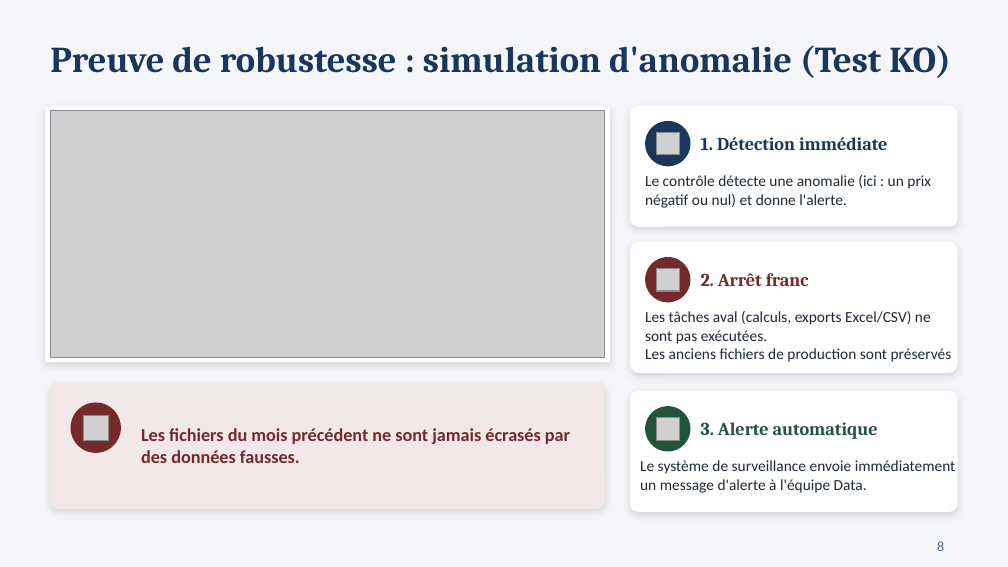
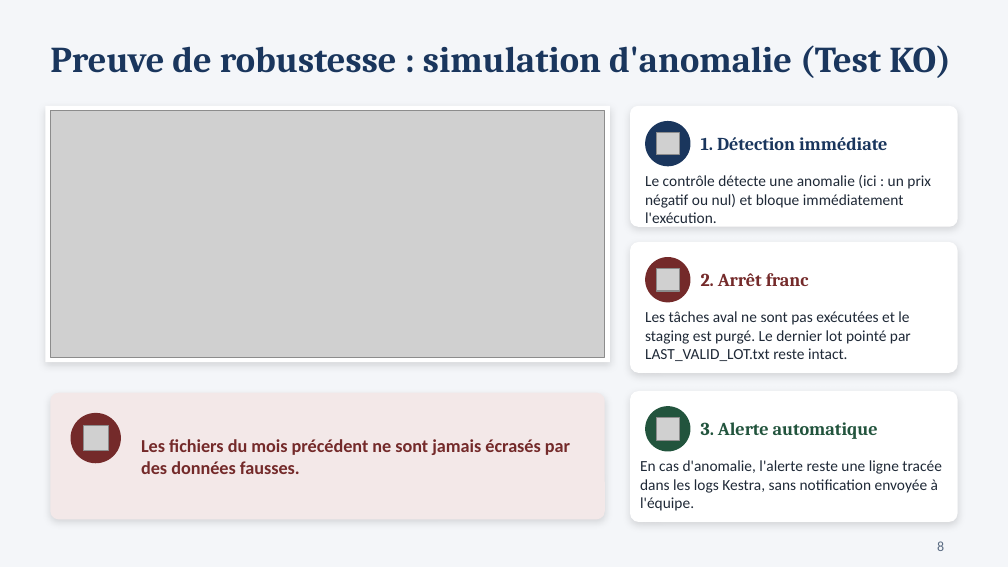
Before and after one commit to mahmoudaminfr-dotcom/P10_BottleNeck, a slide deck: slide 8 of Mahmoud_Amin_3_presentation_102026.pptx. Drawn at 1008x567 pixels with LibreOffice and Linux fonts; fonts in the diff are those of the drawing; grey boxes stand for pictures. Boxes give left, top, right and bottom in pixels: in the first picture for what was removed or moved away, otherwise in the second. Text is boxed around its words. In the diff, an @@ line names an element or a change of style, - is before the commit and + after.

Commit message:
Finalisation P10 : calculs séquencés, exports parallèles, Test 5, pointeur LAST_VALID_LOT et MAJ doc/PPT

```diff
--- a/Mahmoud_Amin_3_presentation_102026.pptx
+++ b/Mahmoud_Amin_3_presentation_102026.pptx
@@ text at bbox=[645, 175, 931, 223]: text changed @@
-Le contrôle détecte une anomalie (ici : un prix négatif ou nul) et donne l'alerte.
+Le contrôle détecte une anomalie (ici : un prix négatif ou nul) et bloque immédiatement l'exécution.
@@ text at bbox=[645, 311, 911, 361]: text changed @@
-Les tâches aval (calculs, exports Excel/CSV) ne sont pas exécutées.
-Les anciens fichiers de production sont préservés
+Les tâches aval ne sont pas exécutées et le staging est purgé. Le dernier lot pointé par LAST_VALID_LOT.txt reste intact.
@@ 1 picture, 1 text, 1 ellipse, 1 rounded rectangle: place and size @@
-1 picture, 1 text, 1 ellipse, 1 rounded rectangle at bbox=[50, 382, 605, 509]
+1 picture, 1 text, 1 ellipse, 1 rounded rectangle at bbox=[50, 393, 605, 520]
@@ rounded rectangle: place and size @@
-rounded rectangle at bbox=[630, 391, 958, 512]
+rounded rectangle at bbox=[630, 391, 958, 522]
@@ text at bbox=[640, 460, 942, 511]: text changed @@
-Le système de surveillance envoie immédiatement un message d'alerte à l'équipe Data.
+En cas d'anomalie, l'alerte reste une ligne tracée dans les logs Kestra, sans notification envoyée à l'équipe.
```
Also in this commit, not shown: 5 other slides changed, 1 slide added, 1 slide removed, 22 other files.
